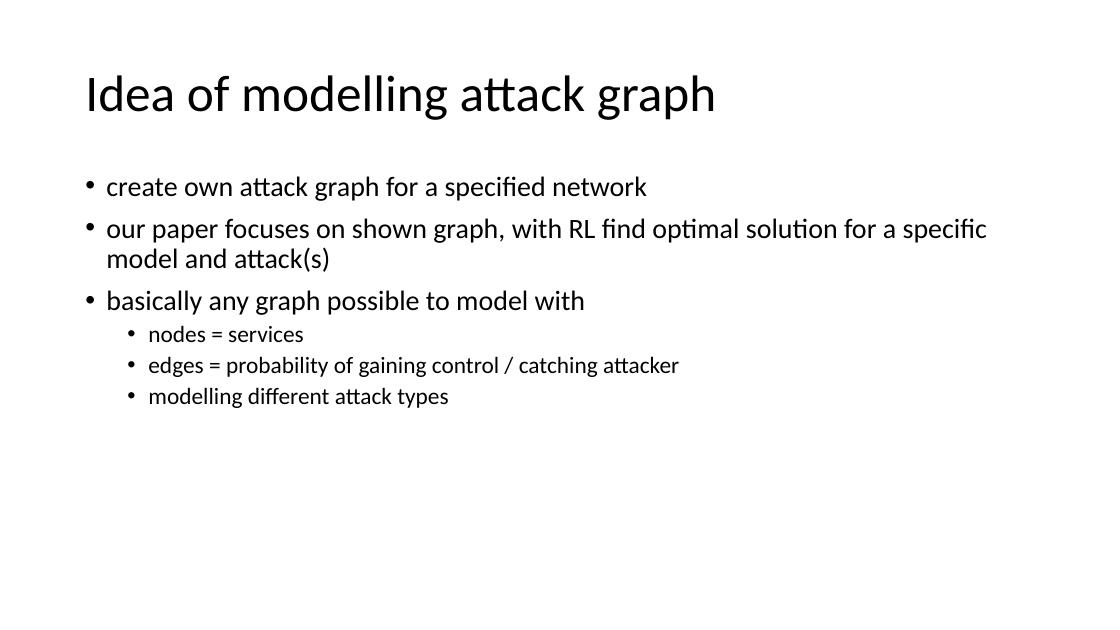
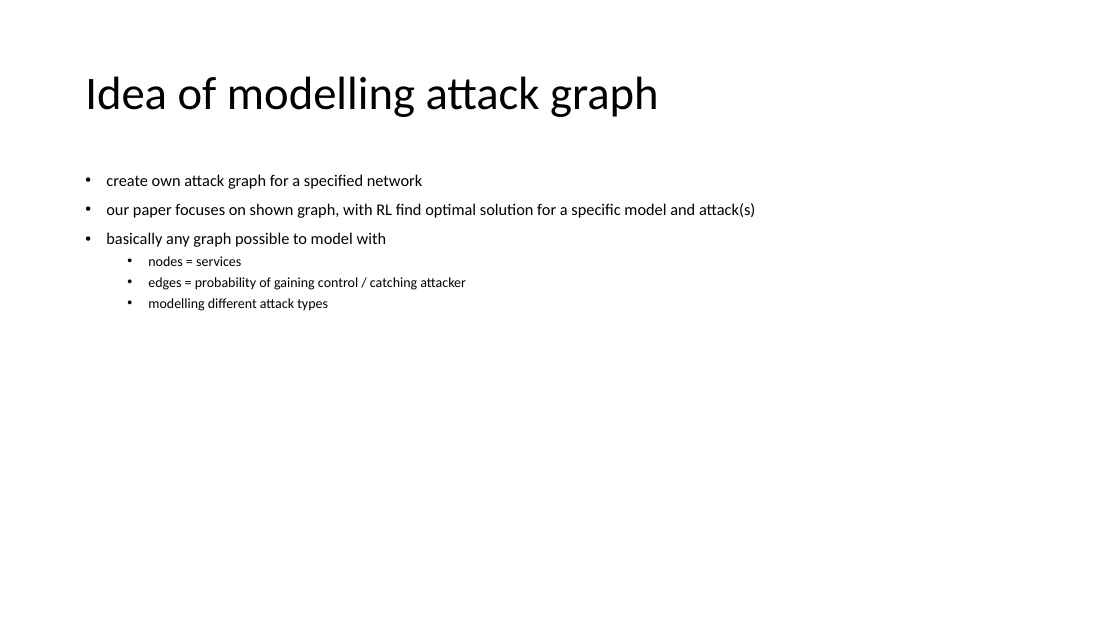
Before and after one commit to cailllev/PA, a slide deck: slide 4 of Model.pptx. Drawn at 1120x630 pixels with LibreOffice and Linux fonts; fonts in the diff are those of the drawing. Boxes give left, top, right and bottom in pixels: in the first picture for what was removed or moved away, otherwise in the second. Text is boxed around its words. In the diff, an @@ line names an element or a change of style, - is before the commit and + after.

```diff
--- a/Model.pptx
+++ b/Model.pptx
@@ title "Idea of modelling attack graph" at box(85, 76, 658, 117): size 44 to 40 pt @@
@@ text "create own attack graph for ..." at box(106, 174, 755, 311): size 24 to 14 pt in "create own attack graph for a specified ...", "our paper focuses on shown graph, with ...", "basically any graph possible to model with"; size 20 to 12 pt in "nodes = services", "edges = probability of gaining control / ...", "modelling different attack types" @@
```
Also in this commit, not shown: 5 other slides changed, 1 slide added, 2 slides removed.
